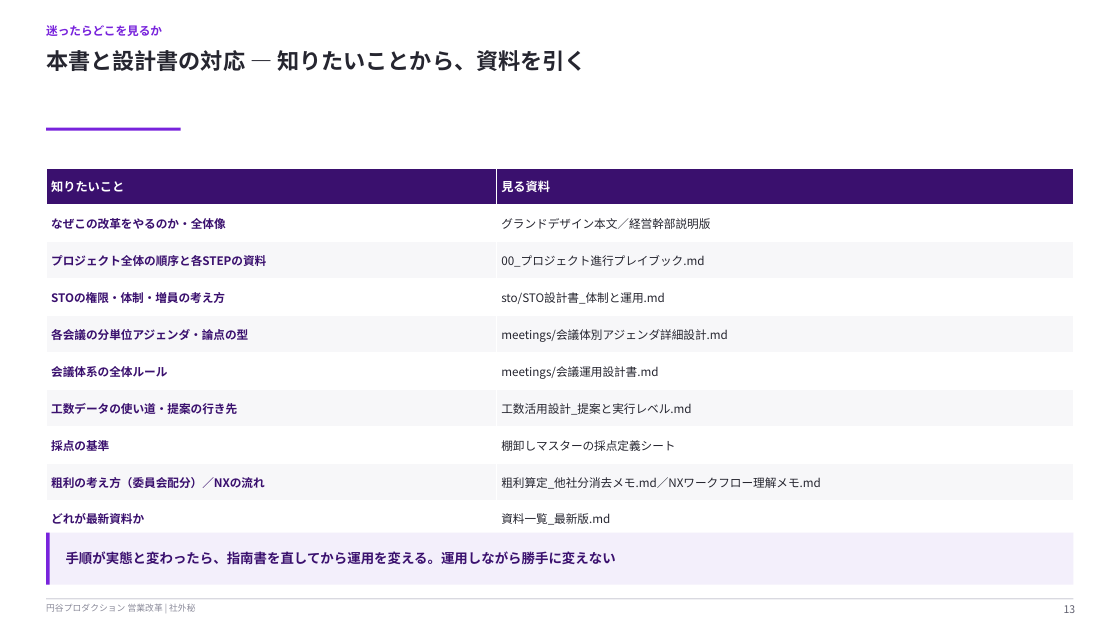
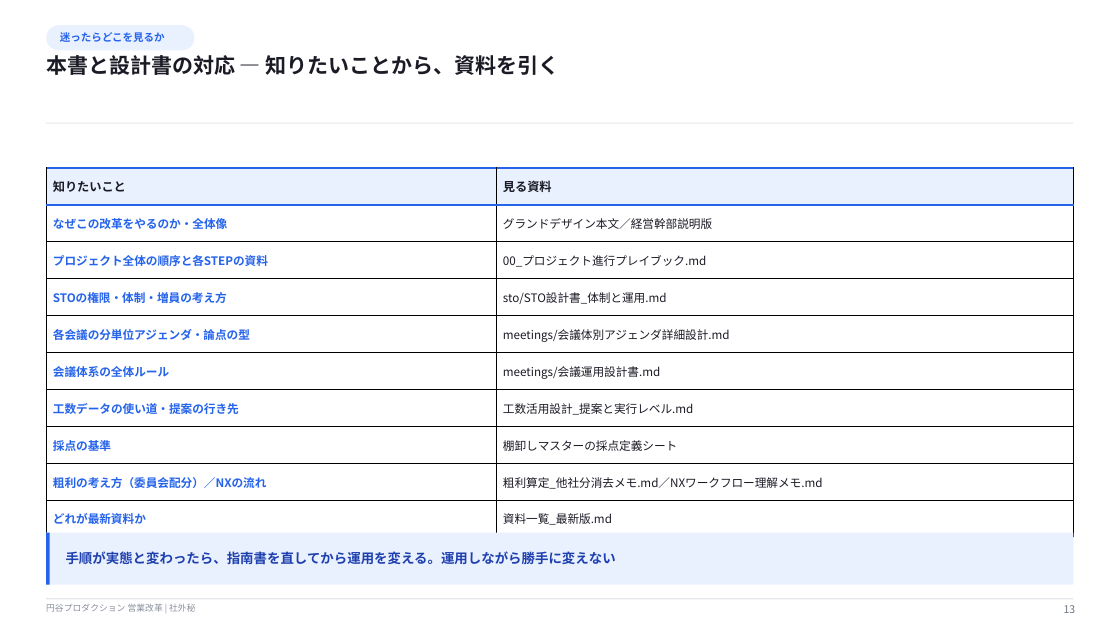
Before and after one commit to hayatoshintani-spe/kessho-lens, a slide deck: slide 13 of docs/営業改革_運用指南書_説明資料.pptx. Drawn at 1120x630 pixels with LibreOffice and Linux fonts; fonts in the diff are those of the drawing. Boxes give left, top, right and bottom in pixels: in the first picture for what was removed or moved away, otherwise in the second. Text is boxed around its words. In the diff, an @@ line names an element or a change of style, - is before the commit and + after.

```diff
--- a/docs/営業改革_運用指南書_説明資料.pptx
+++ b/docs/営業改革_運用指南書_説明資料.pptx
@@ rounded rectangle "迷ったらどこを見るか": place and size @@
-rounded rectangle "迷ったらどこを見るか" at bbox=[46, 25, 162, 36]
+rounded rectangle "迷ったらどこを見るか" at bbox=[46, 25, 194, 50]
@@ rounded rectangle "迷ったらどこを見るか" at bbox=[46, 25, 194, 50]: size 10 to 9 pt, text colour #7823DC to #2563EB; less space between paragraphs; vertical alignment top to middle; fill none to #EAF1FE @@
@@ text "本書と設計書の対応 — 知りたいことから、資料を引く" at bbox=[46, 55, 560, 75]: size 19 to 18 pt, text colour #262630 to #1B1B26 @@
@@ rectangle removed at bbox=[46, 128, 181, 131] @@
@@ rectangle added at bbox=[46, 123, 1074, 124], fill #E5E7EB @@
@@ table at bbox=[46, 168, 1074, 538] @@
@@ fill #3A106E to #EAF1FE in row 1 @@
@@ fill #F7F7F9 to #FFFFFF in 8 cells @@
@@ text colour #FFFFFF to #1B1B26 in "知りたいこと", "見る資料" @@
@@ text colour #3A106E to #2563EB in "なぜこの改革をやるのか・全体像", "プロジェクト全体の順序と各STEPの資料", "STOの権限・体制・増員の考え方", "各会議の分単位アジェンダ・論点の型" and 5 more places @@
@@ text colour #262630 to #1B1B26 in "グランドデザイン本文／経営幹部説明版", "00_プロジェクト進行プレイブック.md", "sto/STO設計書_体制と運用.md", "meetings/会議体別アジェンダ詳細設計.md" and 5 more places @@
@@ borders changed @@
@@ rectangle at bbox=[46, 533, 1074, 585]: fill #F3EFFB to #EAF1FE @@
@@ rectangle at bbox=[46, 533, 50, 585]: fill #7823DC to #2563EB @@
@@ text "手順が実態と変わったら、指南書を直してから運用を変える。運用しながら勝手に変えない" at bbox=[66, 551, 616, 565]: text colour #3A106E to #1E40AF @@
@@ text "13" at bbox=[1064, 605, 1076, 613]: text colour #5F5F6E to #6B7280 @@
```
Also in this commit, not shown: 12 other slides changed, 7 other files.
